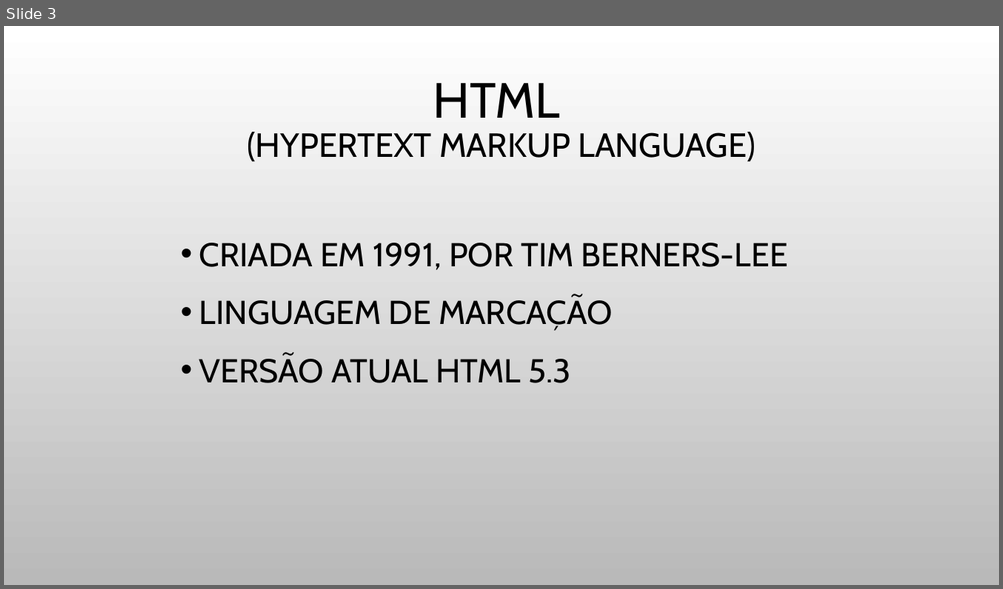
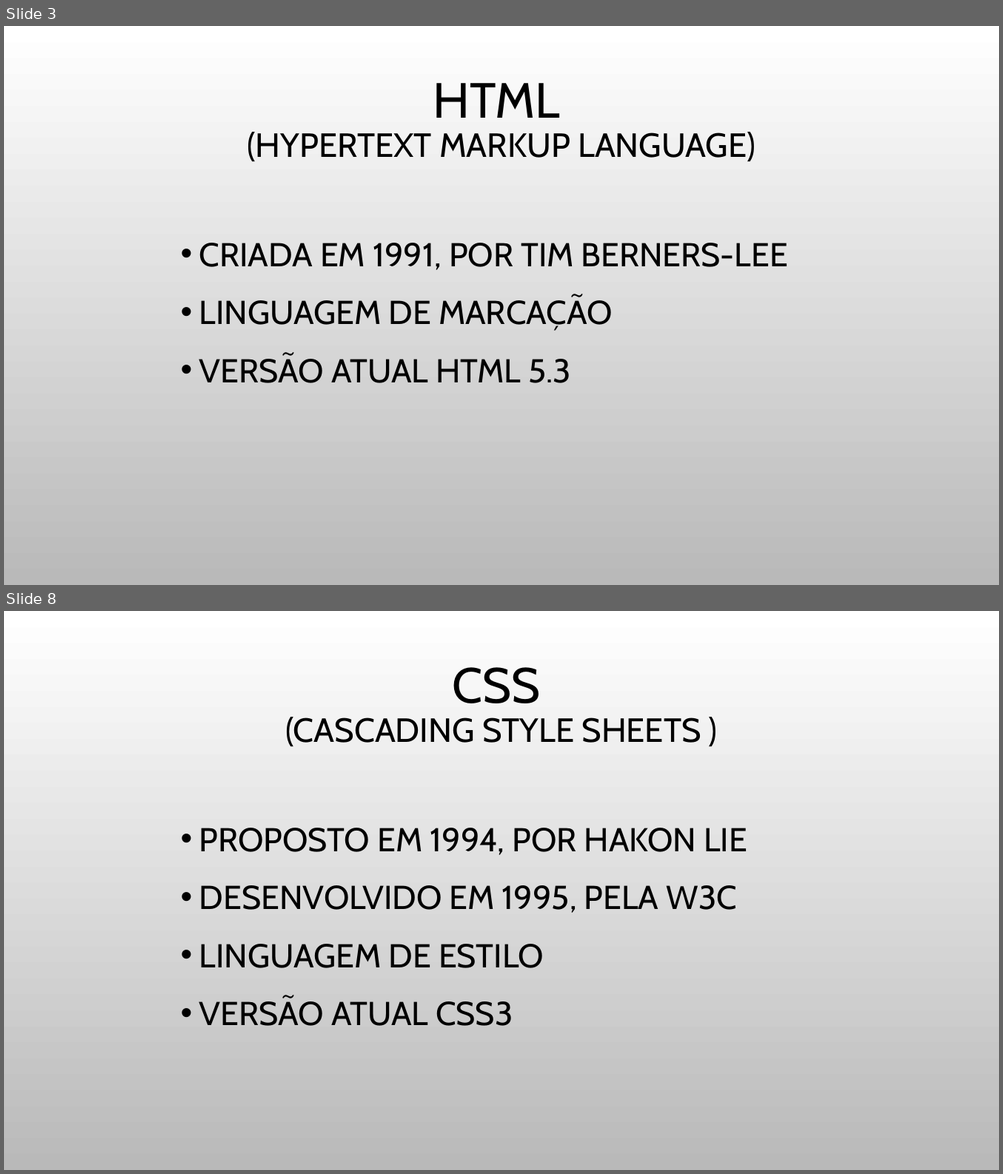
Before and after one commit to JulioCR-Oliveira/Trabalho-Topicos-Especiais, a slide deck: Arquivos/INTRODUÇÃO A FRONT-END.pptx. Shown one above the other, each under a label of ours: slide 3 before the commit, slides 3 and 8 after it; the slides between them are not shown. The pictures are 1003x589 and 1003x1174 pixels, drawn with LibreOffice and Linux fonts; fonts in the diff are those of the drawing; background and template pictures are left out. Boxes give left, top, right and bottom in pixels: in the first picture for what was removed or moved away, otherwise in the second. Text is boxed around its words. In the diff, an @@ line names an element or a change of style, - is before the commit and + after.

```diff
--- a/Arquivos/INTRODUÇÃO A FRONT-END.pptx
+++ b/Arquivos/INTRODUÇÃO A FRONT-END.pptx
@@ slide 8 added at (4,611,999,1170), background picture (left out) @@
@@ title added at (285,667,701,747), 32.4 pt, text #000000 @@
+CSS
+(CASCADING STYLE SHEETS )
@@ text added at (199,828,748,1026), 32 pt, text #000000 @@
+• PROPOSTO EM 1994, POR HAKON LIE
+• DESENVOLVIDO EM 1995, PELA W3C
+• LINGUAGEM DE ESTILO
+• VERSÃO ATUAL CSS3
```
Also in this commit, not shown: 4 slides changed, 16 other slides added, 1 other file.
